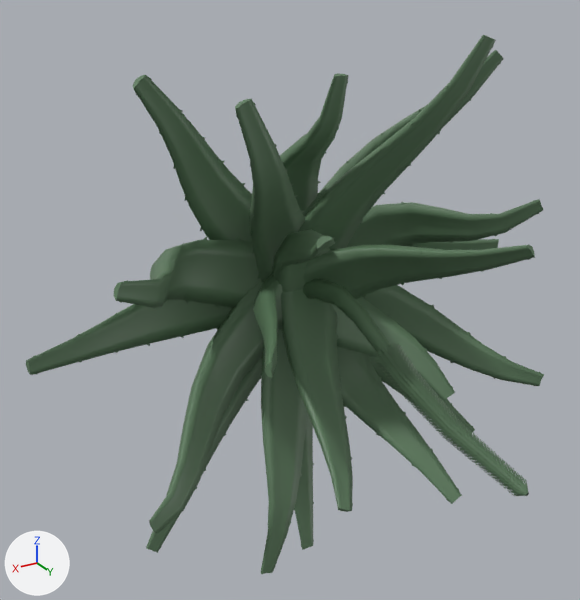
Before and after pictures for a commit that changed the Blender file Assets/BitterAloe/Models/BitterAloe.blend.
One viewpoint serves both versions: a 50 mm lens placed at (1.133, 1.893, 0.919), pointed at (0.079, 0.137, 0.04). Every picture has the same lights, and +X, +Y and +Z are marked at lower left.

The first picture shows 'AloePlantMesh'.
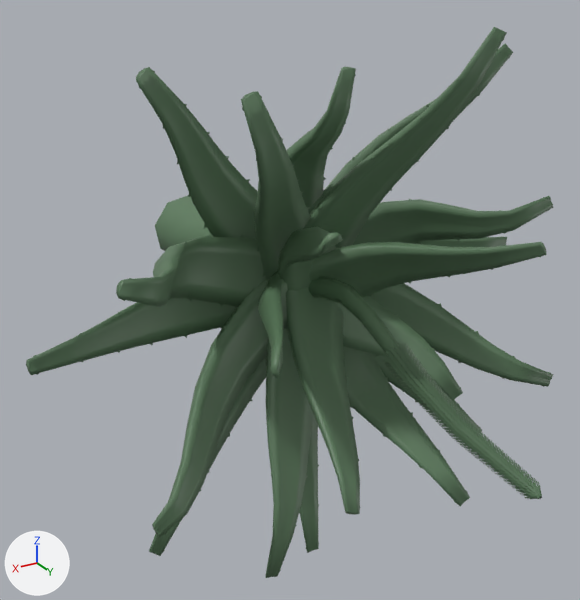
ob_aloeplantmodel is not drawn itself; it is the parent of ob_aloeplantmesh.

Where the newer file only moved an object's origin or applied its transform, the numbers keep the older frame.

The edits, one by one:
Material 'Material.003' (mat_material_003) is new.
Its base color is (0.108, 0.199, 0.108) (dark green #5c7b5c).
me_flowerstem_001 is used by ob_aloeplantmesh; parent ob_aloeplantmodel; location (0.0, 0.0, 0.0).
me_flowerstem_001 had 5876 vertices, 3134 faces and spanned x -0.62..0.81, y -0.09..0.97, z -0.78..0.75.
me_flowerstem_001 now has 5610 vertices, 3014 faces and spans x -0.62..0.81, y -0.75..0.97, z -0.78..0.75.
me_flowerstem_001 part 1: a new loose piece of 64 vertices spanning x -0.11..0.13, y -0.75..0.06, z -0.13..0.12, in mat_material_003 (dark green #5c7b5c).
me_flowerstem_001 part 2: 16 vertices moved within x -0.61..0.81, y 0.02..0.95, z -0.67..0.37; 323 vertices removed from x -0.62..0.81, y -0.09..0.95, z -0.78..0.75; 9 vertices added at x -0.57..0.63, y 0.21..0.95, z -0.78..0.67.
me_flowerstem_001 now uses material mat_material_003 (dark green #5c7b5c).
Object 'AloePlantModel' (ob_aloeplantmodel) moves from (0.0, 0.0, 0.0) to (0.00648, 0.0389, 0.0198).

Pixel boxes (x1, y1, x2, y2) of what changed, in the pictures (580 x 600 px):
'AloePlantMesh', reshaped
    before: (26, 35, 544, 574)
    after: (26, 27, 554, 578)
part 1 of me_flowerstem_001, added (green)
    after: (155, 195, 213, 251)
part 2 of me_flowerstem_001, cut back
    before: (28, 35, 544, 574)
    after: (37, 67, 547, 571)
